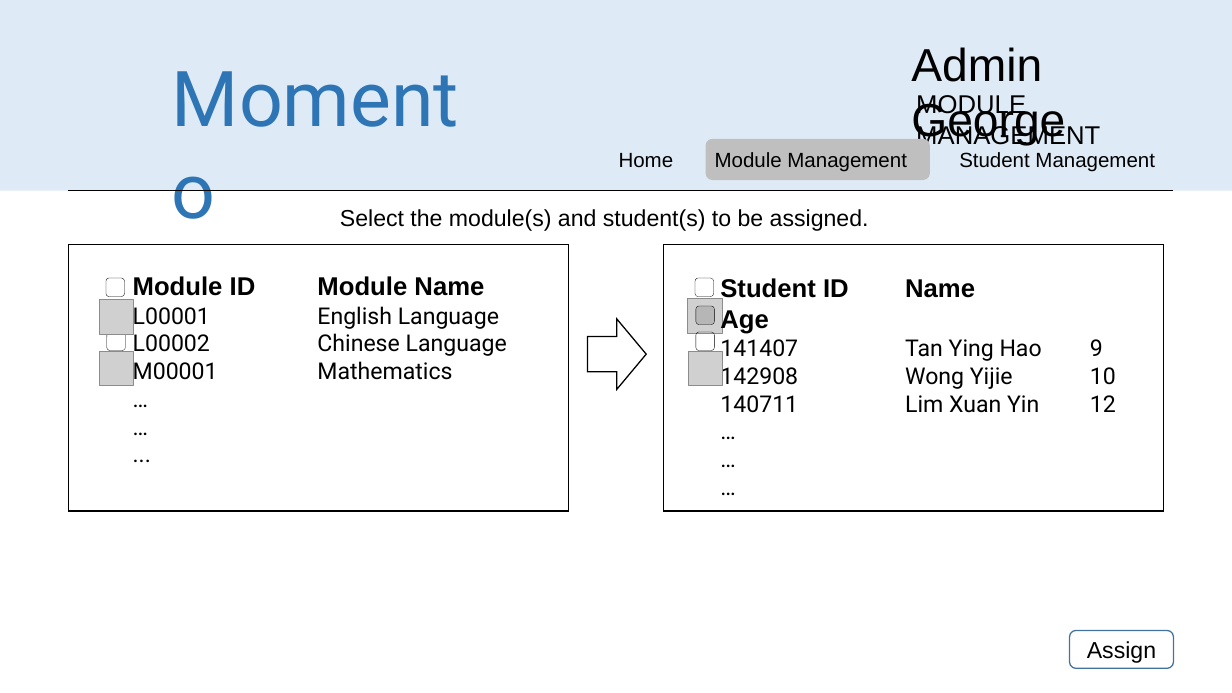
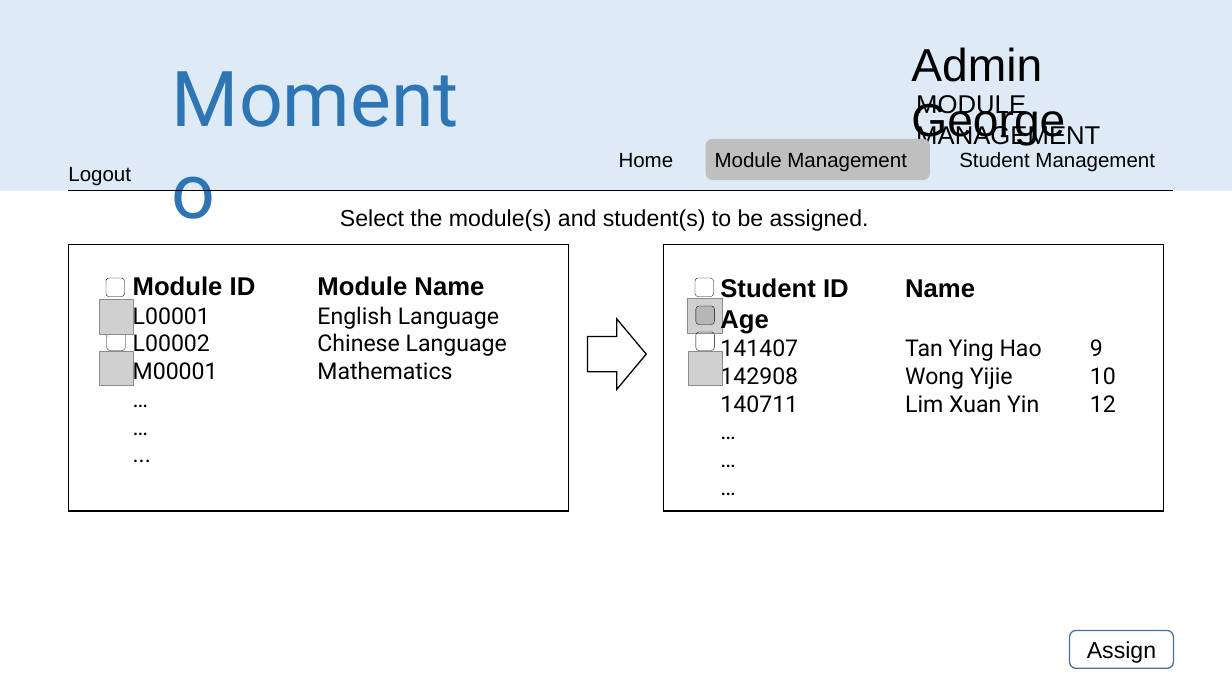
Before and after one commit to greenylove/teamrocket, a slide deck: slide 12 of Ying Hao/Software Engineering/Mock UI.pptx. Drawn at 1232x693 pixels with LibreOffice and Linux fonts; fonts in the diff are those of the drawing; grey boxes stand for pictures. Boxes give left, top, right and bottom in pixels: in the first picture for what was removed or moved away, otherwise in the second. Text is boxed around its words. In the diff, an @@ line names an element or a change of style, - is before the commit and + after.

```diff
--- a/Ying Hao/Software Engineering/Mock UI.pptx
+++ b/Ying Hao/Software Engineering/Mock UI.pptx
@@ text added at (x1=68, y1=167, x2=131, y2=186), 16 pt, text #000000 @@
+Logout
```
Also in this commit, not shown: 5 other slides changed, 33 other files.
